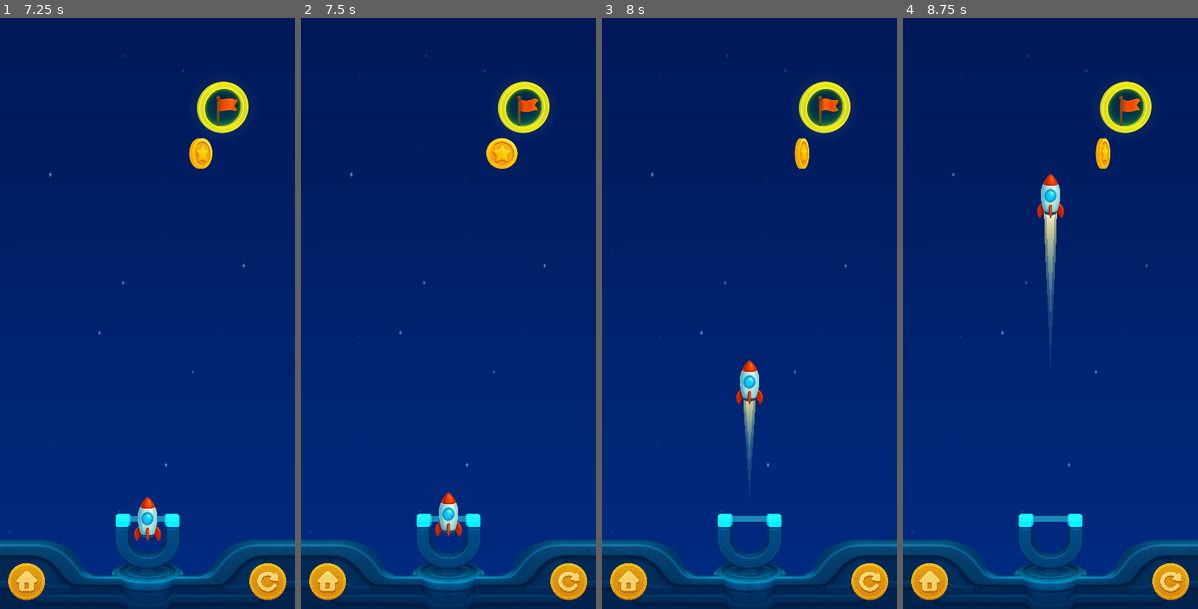
Above: before the commit, frames 1-4 (left to right).
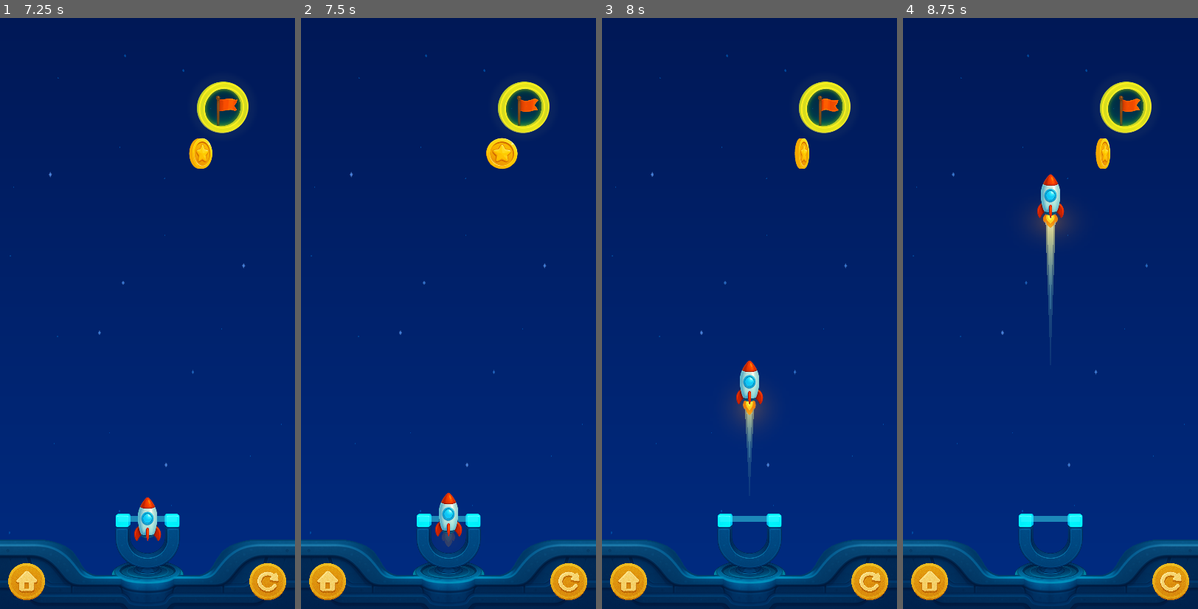
Above: after the commit, the same moments.

Repository: nbarkoch/spacecraft-launcher
Game: Godot game, scene res://scenes/game.tscn
Same seed, same stepped clock (60 frames per second), same inputs: the game is played once before the commit and once after it.
Inputs (mouse positions are in pixels of both pictures, inside the frame that each line leads up to):
- Up to frame 1 (7.25 s): tap Enter at 0.5, 2 s; move the mouse to (212, 283) at 0.52 s; press the mouse at (212, 283) at 0.53 s; tap Space at 1.25 s; move the mouse to (88, 343) at 1.27 s; release the mouse at (88, 343) at 1.28 s; click (88, 343) at 1.35 s; move the mouse to (177, 183) at 2.02 s; press the mouse at (177, 183) at 2.03 s; release the mouse at (177, 183) at 2.75 s; click (268, 579) at 2.75 s; click (268, 579) at 3.5 s; click (268, 579) at 4.25 s; click (26, 579) at 5 s; click (26, 579) at 5.75 s; click (26, 579) at 6.5 s
- Up to frame 2 (7.5 s): move the mouse to (448, 561) at 7.27 s; click (448, 561) at 7.35 s
- Up to frame 3 (8 s): no input
- Up to frame 4 (8.75 s): move the mouse to (1139, 402) at 8.02 s; press the mouse at (1139, 402) at 8.03 s

Frame 1 is identical in both runs. In frame 2, less than 0.1% of the frame differs, in the area x 47-53%, y 87-90%; in frame 3, 0.4%; in frame 4, 0.5%, in the area x 43-57%, y 32-55%.

Commit message:
spacecraft fire with light

Diff:
--- a/scenes/base/spacecraft.tscn
+++ b/scenes/base/spacecraft.tscn
@@ -1,6 +1,7 @@
-[gd_scene load_steps=4 format=3 uid="uid://jx76bqm121v4"]
+[gd_scene load_steps=5 format=3 uid="uid://jx76bqm121v4"]
 
 [ext_resource type="Script" path="res://scripts/base/spacecraft.gd" id="1_47ukr"]
+[ext_resource type="PackedScene" uid="uid://dd3cnecb8bjn6" path="res://scenes/effects/spacecraft_fire_effect.tscn" id="2_md080"]
 [ext_resource type="Texture2D" uid="uid://fc4r0ui4j3nx" path="res://sprites/spacecraft3.png" id="2_x4pyo"]
 
 [sub_resource type="CapsuleShape2D" id="CapsuleShape2D_20kmt"]
@@ -14,6 +15,10 @@
 [node name="CollisionShape2D" type="CollisionShape2D" parent="."]
 shape = SubResource("CapsuleShape2D_20kmt")
 
+[node name="SpacecraftFireEffect" parent="." instance=ExtResource("2_md080")]
+position = Vector2(0, 17)
+scale = Vector2(0.19, 0.18)
+
 [node name="Sprite2D" type="Sprite2D" parent="."]
 scale = Vector2(0.22, 0.221429)
 texture = ExtResource("2_x4pyo")
--- /dev/null
+++ b/scenes/effects/spacecraft_fire_effect.tscn
@@ -0,0 +1,9 @@
+[gd_scene load_steps=3 format=3 uid="uid://dd3cnecb8bjn6"]
+
+[ext_resource type="Script" path="res://scripts/effects/spacecraft_fire_effect.gd" id="1_qh168"]
+[ext_resource type="Texture2D" uid="uid://bkbveoejx7yj8" path="res://sprites/spacecraft_fire.png" id="2_v0p70"]
+
+[node name="SpacecraftFireEffect" type="Sprite2D"]
+scale = Vector2(0.24, 0.24)
+texture = ExtResource("2_v0p70")
+script = ExtResource("1_qh168")
--- a/scripts/base/spacecraft.gd
+++ b/scripts/base/spacecraft.gd
@@ -5,6 +5,7 @@
 var gravity_assist: GravityAssist = null
 var is_dead = false
 var trail: SpacecraftTrail = null
+
 
 func stop():
 	self.freeze_mode = RigidBody2D.FREEZE_MODE_KINEMATIC
@@ -42,6 +43,7 @@
 			exit_gravity_assist()
 
 	update_debug_info()
+	update_fire_effect()
 
 func release():
 	"""Release spacecraft from slingshot"""
@@ -70,6 +72,7 @@
 	if gravity_assist:
 		gravity_assist.is_active = false
 		gravity_assist = null
+
 
 func destroy():
 	"""Destroy spacecraft when it hits a planet"""
@@ -165,3 +168,16 @@
 	angular_velocity = 0.0
 	is_dead = false
 	visible = true
+
+@onready var fire_effect: SpacecraftFireEffect = $SpacecraftFireEffect
+
+
+func update_fire_effect():
+	"""Update fire effect based on spacecraft movement"""
+	var is_moving = linear_velocity.length() > 10.0
+	var should_be_active = is_moving and not freeze
+
+	if should_be_active and not fire_effect.is_fire_active():
+		fire_effect.start_fire()
+	elif not should_be_active and fire_effect.is_fire_active():
+		fire_effect.stop_fire()
--- /dev/null
+++ b/scripts/effects/spacecraft_fire_effect.gd
@@ -0,0 +1,140 @@
+# scripts/effects/spacecraft_fire_effect.gd
+extends Sprite2D
+class_name SpacecraftFireEffect
+
+var fire_tween: Tween
+var glow_sprite: Sprite2D
+var is_active: bool = false
+var base_scale: Vector2
+
+func _ready():
+	base_scale = scale
+	visible = false
+	setup_glow_sprite()
+
+func setup_glow_sprite():
+	"""Create simple radial glow sprite behind fire"""
+	glow_sprite = Sprite2D.new()
+	add_child(glow_sprite)  # Add as child of fire sprite
+
+	# Position and setup
+	glow_sprite.position = Vector2.ZERO  # Centered on fire
+	glow_sprite.z_index = -1  # Behind fire (relative to fire)
+	glow_sprite.texture = create_radial_glow()
+	glow_sprite.scale = Vector2(6.0, 6.0)  # Slightly smaller
+	glow_sprite.visible = false
+
+func create_radial_glow() -> ImageTexture:
+	"""Create radial gradient texture with proper falloff"""
+	var size = 64  # Bigger texture
+	var image = Image.create(size, size, false, Image.FORMAT_RGBA8)
+	var center = Vector2(size / 2, size / 2)
+	var max_radius = size / 2
+
+	for x in range(size):
+		for y in range(size):
+			var distance = Vector2(x, y).distance_to(center)
+			var normalized_distance = distance / max_radius
+
+			# Smooth falloff that reaches zero at edges
+			var alpha = 1.0 - normalized_distance
+			alpha = clamp(alpha, 0.0, 1.0)
+			alpha = alpha * alpha * alpha  # Cubic falloff for smoother edges
+
+			# Yellow/orange glow that fades to completely transparent
+			var color = Color(1.0, 0.8, 0.4, alpha * 0.4)  # Lower alpha
+			image.set_pixel(x, y, color)
+
+	var texture = ImageTexture.new()
+	texture.set_image(image)
+	return texture
+
+func start_fire():
+	if is_active:
+		return
+
+	is_active = true
+	visible = true
+	modulate = Color(1, 1, 1, 0)
+
+	# Show glow with proper color
+	if glow_sprite:
+		glow_sprite.visible = true
+		glow_sprite.modulate = Color(1.0, 0.7, 0.3, 0.8)  # Warm orange glow
+
+	if fire_tween:
+		fire_tween.kill()
+
+	fire_tween = create_tween()
+	fire_tween.parallel().tween_property(self, "modulate", Color(1, 1, 1, 1), 0.2)
+
+	fire_tween.tween_callback(start_flicker_loop)
+
+func stop_fire():
+	if not is_active:
+		return
+
+	is_active = false
+
+	if fire_tween:
+		fire_tween.kill()
+
+	fire_tween = create_tween()
+	var tiny_scale = base_scale * 0.1
+	fire_tween.parallel().tween_property(self, "scale", tiny_scale, 0.15)
+	fire_tween.parallel().tween_property(self, "modulate", Color(1, 1, 1, 0), 0.15)
+
+	# Fade glow
+	if glow_sprite:
+		fire_tween.parallel().tween_property(glow_sprite, "modulate", Color(1, 1, 1, 0), 0.15)
+
+	fire_tween.tween_callback(reset_fire)
+
+func start_flicker_loop():
+	if not is_active:
+		return
+
+	if fire_tween:
+		fire_tween.kill()
+
+	fire_tween = create_tween()
+	fire_tween.set_loops()
+
+	var patterns = [
+		Vector2(0.9, 1.1),   # Narrow/tall
+		Vector2(1.1, 0.9),   # Wide/short
+		Vector2(0.95, 1.05), # Slight narrow/tall
+		Vector2(1.05, 0.95), # Slight wide/short
+		Vector2(1.0, 1.0),   # Normal
+		Vector2(0.85, 1.15), # Very narrow/tall
+	]
+
+	for pattern in patterns:
+		var target_scale = base_scale * pattern
+		var duration = randf_range(0.05, 0.1)
+
+		# Fire flicker
+		fire_tween.tween_property(self, "scale", target_scale, duration)
+		fire_tween.tween_property(self, "scale", target_scale * Vector2(1.02, 0.98), duration * 0.3)
+
+		# Glow flicker (subtle)
+		if glow_sprite:
+			var glow_alpha = randf_range(0.6, 1.0)
+			var glow_color = Color(1.0, 0.7, 0.3, glow_alpha)
+			fire_tween.parallel().tween_property(glow_sprite, "modulate", glow_color, duration)
+
+func reset_fire():
+	visible = false
+	scale = base_scale
+	modulate = Color(1, 1, 1, 1)
+	if glow_sprite:
+		glow_sprite.visible = false
+
+func toggle_fire():
+	if is_active:
+		stop_fire()
+	else:
+		start_fire()
+
+func is_fire_active() -> bool:
+	return is_active
--- a/scripts/effects/spacecraft_trail.gd
+++ b/scripts/effects/spacecraft_trail.gd
@@ -38,7 +38,7 @@
 	var color1 = Color(0.380, 0.706, 0.788, 0.0) * darkness_factor
 	var color2 = Color(0.380, 0.706, 0.788, 0.3) * darkness_factor
 	var color3 = Color(0.988, 0.973, 0.651, 0.5) * darkness_factor
-	var color4 = Color(1.0, 1, 1, 0.9) * darkness_factor
+	var color4 = Color(  1.0,     1,     1, 0.7) * darkness_factor
 
 	# Keep original alpha values
 	color1.a = 0.0
@@ -58,7 +58,7 @@
 	line.width_curve = width_curve
 
 	# Border is wider
-	line.width = 9.0  # Wider than main trail
+	line.width = 7.0  # Wider than main trail
 	line.antialiased = true
 	line.z_index = -1  # Behind main trail
 	line.begin_cap_mode = Line2D.LINE_CAP_ROUND
@@ -74,7 +74,7 @@
 	gradient.add_point(0.0, Color(0.380, 0.706, 0.788, 0.0))    # Transparent blue at OLD end
 	gradient.add_point(0.5, Color(0.380, 0.706, 0.788, 0.3))    # More opaque
 	gradient.add_point(0.8, Color(0.988, 0.973, 0.651, 0.5))
-	gradient.add_point(1.0, Color(  1.0,   0.8,   0.4, 0.9))
+	gradient.add_point(1.0, Color(  1.0,   0.8,   0.4, 0.7))
 	   # Bright white at spacecraft
 	line.gradient = gradient
 	var width_curve = Curve.new()
@@ -84,7 +84,7 @@
 	line.width_curve = width_curve
 
 	# Basic setup
-	line.width = 6.0  # Base width (will be modified by curve)
+	line.width = 5.0  # Base width (will be modified by curve)
 	line.antialiased = true
 	line.z_index = -1
 	line.begin_cap_mode = Line2D.LINE_CAP_ROUND
